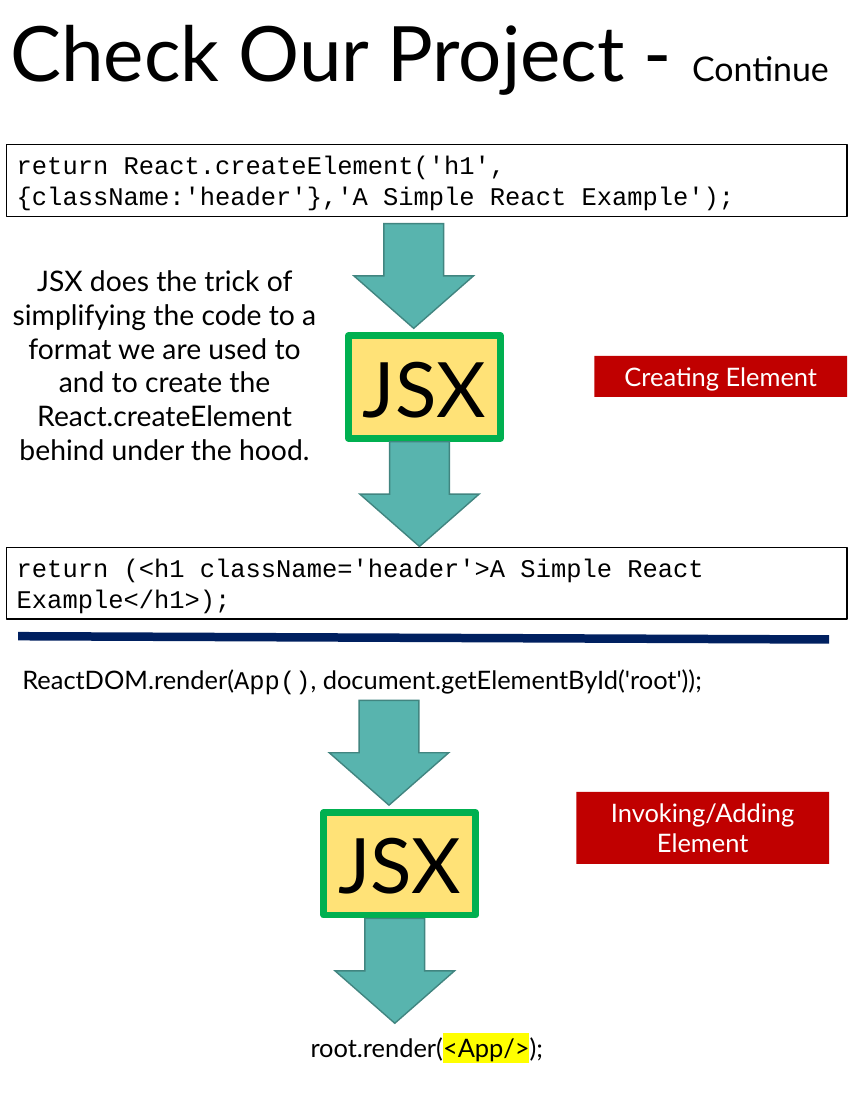
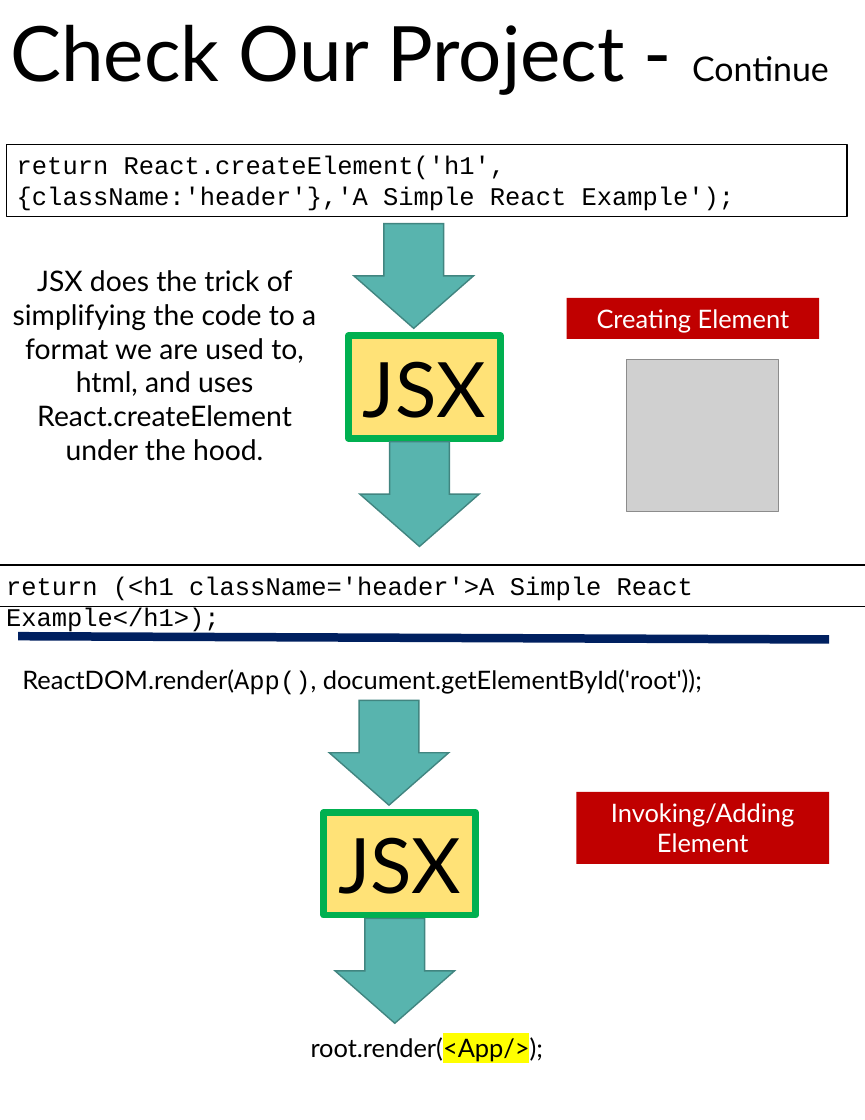
Before and after one commit to scorpion0511/mytracker, a slide deck: slide 23 of doc/React.pptx (slide 22 before the commit). Drawn at 865x1120 pixels with LibreOffice and Linux fonts; fonts in the diff are those of the drawing; grey boxes stand for pictures. Boxes give left, top, right and bottom in pixels: in the first picture for what was removed or moved away, otherwise in the second. Text is boxed around its words. In the diff, an @@ line names an element or a change of style, - is before the commit and + after.

```diff
--- a/doc/React.pptx
+++ b/doc/React.pptx
@@ text at [13,270,316,461]: text changed @@
-JSX does the trick of simplifying the code to a format we are used to and to create the React.createElement behind under the hood.
+JSX does the trick of simplifying the code to a format we are used to, html, and uses React.createElement under the hood.
@@ rectangle "Creating Element": place and size @@
-rectangle "Creating Element" at [594,356,847,397]
+rectangle "Creating Element" at [567,298,819,339]
@@ picture added at [627,359,778,511] @@
@@ rectangle "return (<h1 className='header'>A Simple React ...": place and size @@
-rectangle "return (<h1 className='header'>A Simple React ..." at [7,546,848,619]
+rectangle "return (<h1 className='header'>A Simple React ..." at [0,565,865,606]
```
Also in this commit, not shown: 24 other slides changed, 4 slides added.
